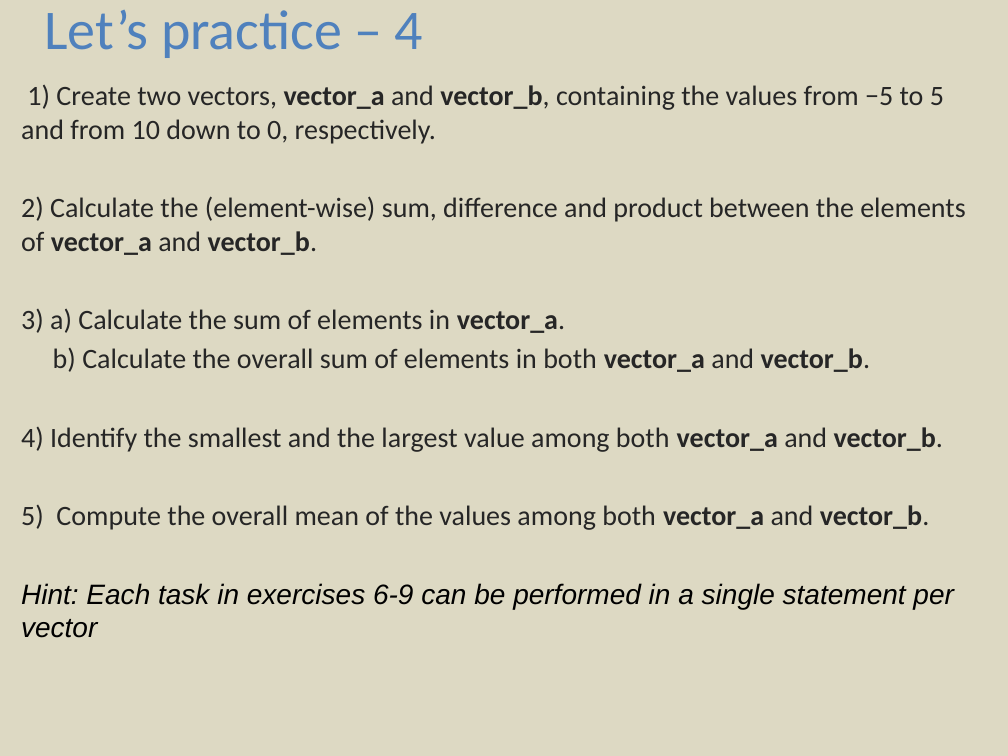
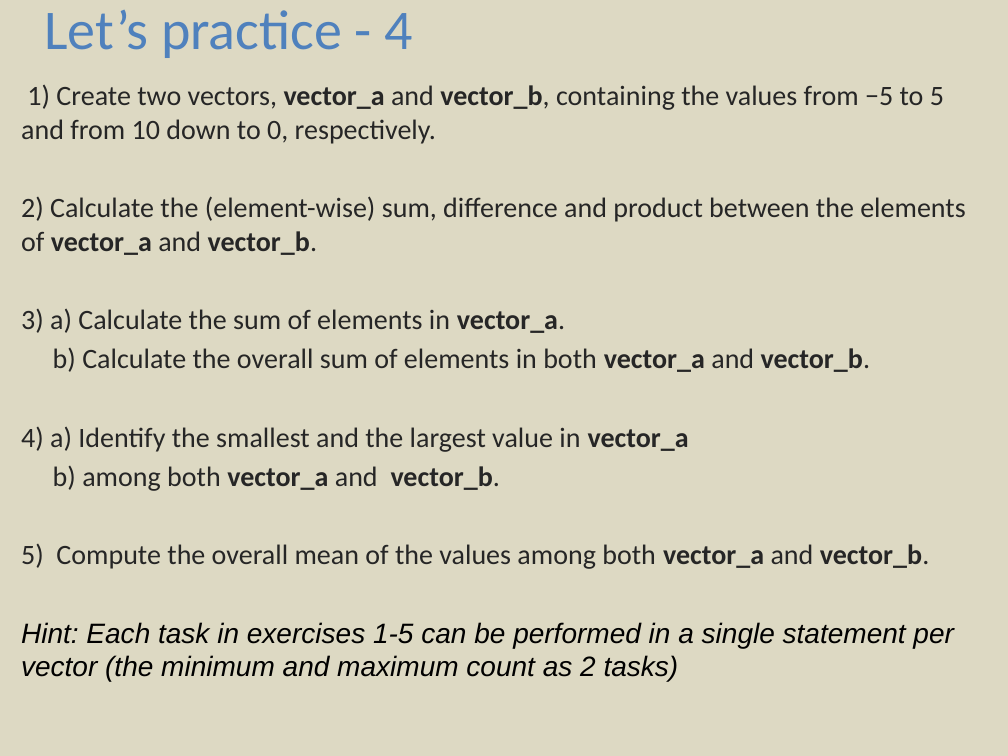
Before and after one commit to sib-swiss/first-steps-with-R-training, a slide deck: slide 6 of assets/pptx/First-steps-with-R_practicals_day1.pptx (slide 5 before the commit). Drawn at 1008x756 pixels with LibreOffice and Linux fonts; fonts in the diff are those of the drawing. Boxes give left, top, right and bottom in pixels: in the first picture for what was removed or moved away, otherwise in the second. Text is boxed around its words. In the diff, an @@ line names an element or a change of style, - is before the commit and + after.

```diff
--- a/assets/pptx/First-steps-with-R_practicals_day1.pptx
+++ b/assets/pptx/First-steps-with-R_practicals_day1.pptx
@@ text at <box>44,10,412,58</box>: text changed @@
-Let’s practice – 4
+Let’s practice - 4
@@ text at <box>21,427,689,491</box>: text changed @@
-4) Identify the smallest and the largest value among both vector_a and vector_b.
+4) a) Identify the smallest and the largest value in vector_a
+b) among both vector_a and vector_b.
@@ text at <box>21,622,953,682</box>: text changed @@
-Hint: Each task in exercises 6-9 can be performed in a single statement per vector
+Hint: Each task in exercises 1-5 can be performed in a single statement per vector (the minimum and maximum count as 2 tasks)
```
Also in this commit, not shown: 3 other slides changed, 1 slide added, 2 other files.
